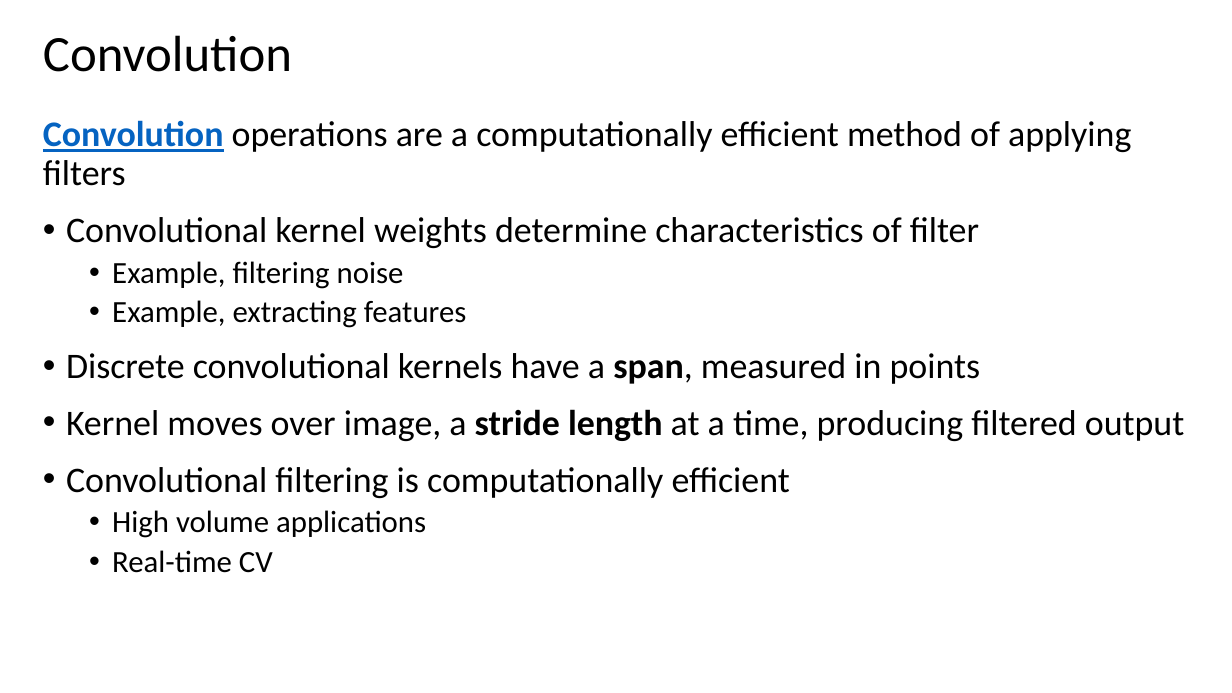
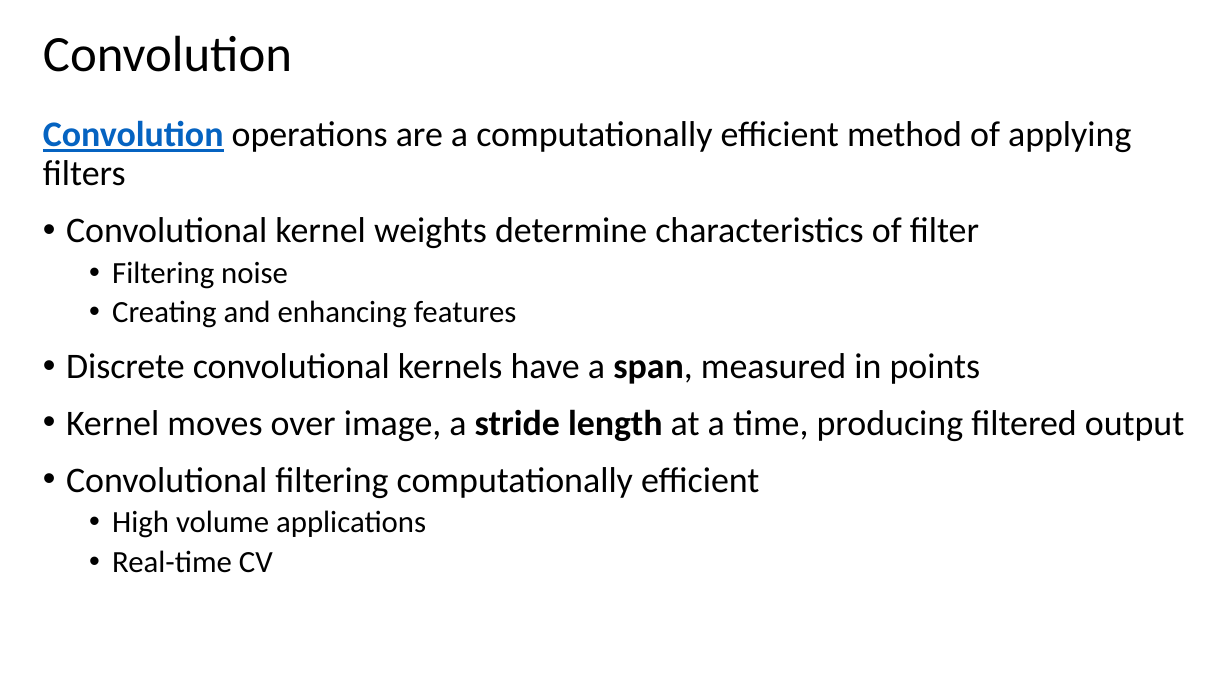
Before and after one commit to StephenElston/CSCI-E25, a slide deck: slide 5 of Slides/2_ConvolutionFilterig.pptx. Drawn at 1232x693 pixels with LibreOffice and Linux fonts; fonts in the diff are those of the drawing. Boxes give left, top, right and bottom in pixels: in the first picture for what was removed or moved away, otherwise in the second. Text is boxed around its words. In the diff, an @@ line names an element or a change of style, - is before the commit and + after.

Commit message:
Corrected slides

```diff
--- a/Slides/2_ConvolutionFilterig.pptx
+++ b/Slides/2_ConvolutionFilterig.pptx
@@ text at (112,261,517,328): text changed @@
-  • Example, filtering noise
-  • Example, extracting features
+  • Filtering noise
+  • Creating and enhancing features
@@ text at (66,467,759,498): text changed @@
-• Convolutional filtering is computationally efficient
+• Convolutional filtering computationally efficient
```
